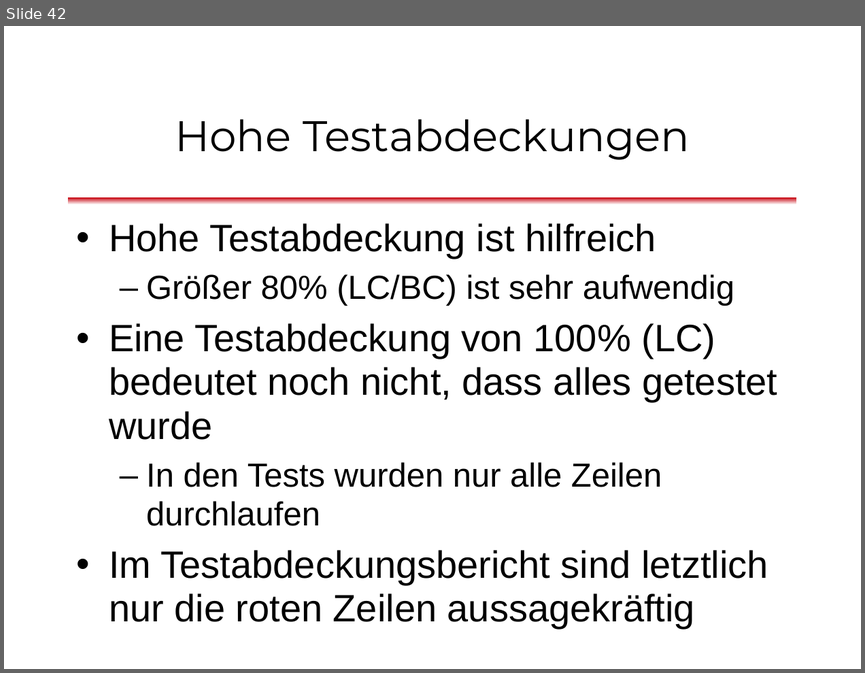
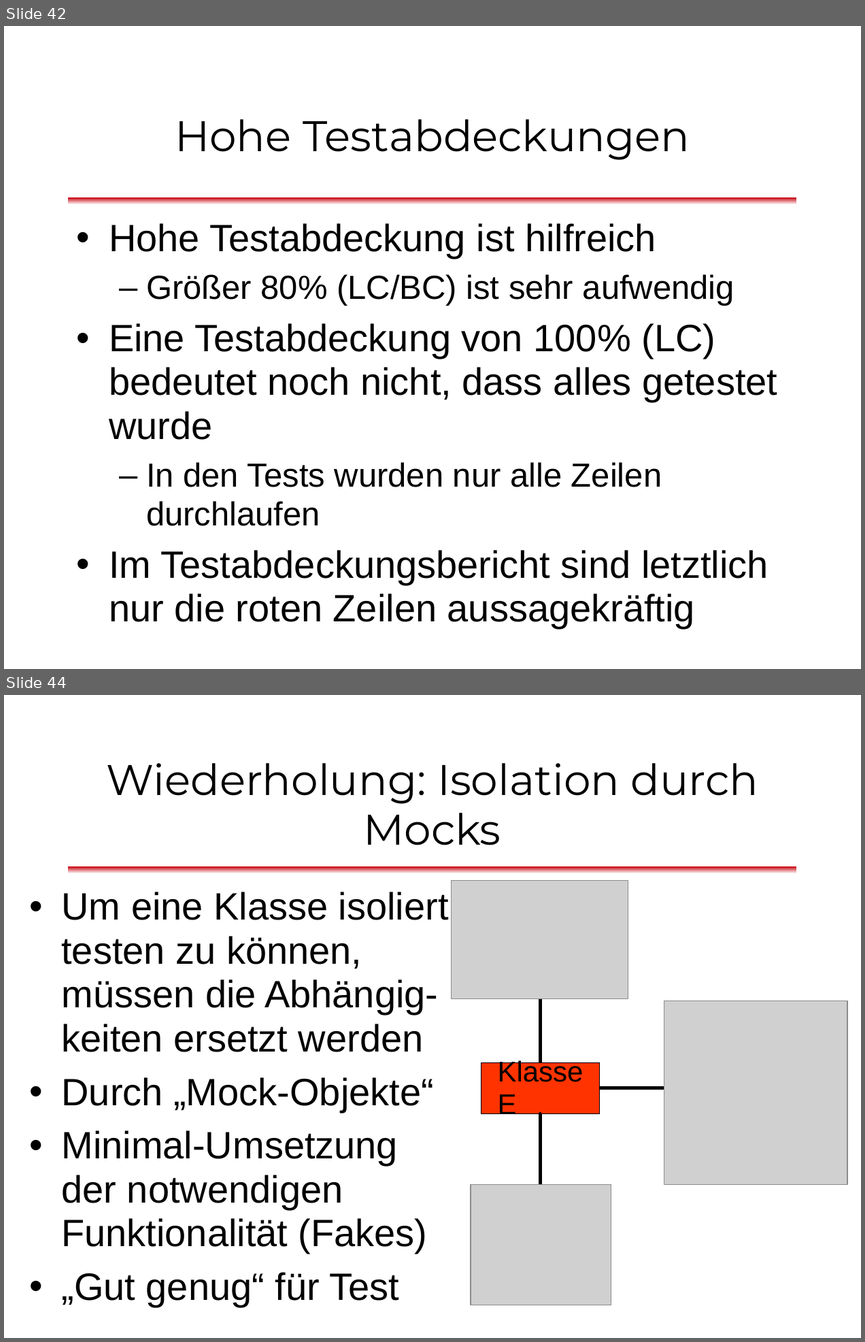
Before and after one commit to dlindner/vorlesung-se2-dhbw, a slide deck: added_2013/Unit Tests mit JUnit (2013).odp. Shown one above the other, each under a label of ours: slide 42 before the commit, slides 42 and 44 after it; the slides between them are not shown. The pictures are 865x673 and 865x1342 pixels, drawn with LibreOffice and Linux fonts; fonts in the diff are those of the drawing; grey boxes stand for pictures; background and template pictures are left out. Boxes give left, top, right and bottom in pixels: in the first picture for what was removed or moved away, otherwise in the second. Text is boxed around its words. In the diff, an @@ line names an element or a change of style, - is before the commit and + after.

Commit message:
Mock-Objekte beschrieben. Vorlesungseinheit fertig

```diff
--- a/added_2013/Unit Tests mit JUnit (2013).odp
+++ b/added_2013/Unit Tests mit JUnit (2013).odp
@@ slide 44 added at bbox=[4, 695, 861, 1338], background #FFFFFF; not listed: 1 template element that a slide beside it also shows @@
@@ title added at bbox=[107, 763, 758, 845], 36 pt, text #000000 @@
+Wiederholung: Isolation durch Mocks
@@ text added at bbox=[61, 892, 449, 1307], 32 pt, text #000000 @@
+• Um eine Klasse isoliert testen zu können, müssen die Abhängig-keiten ersetzt werden
+• Durch „Mock-Objekte“
+• Minimal-Umsetzung der notwendigen Funktionalität (Fakes)
+• „Gut genug“ für Test
@@ picture added at bbox=[451, 881, 628, 999] @@
@@ elbow line added from (541, 1063) to (541, 962), #000000 2.83 pt @@
@@ picture added at bbox=[664, 1001, 847, 1184] @@
@@ rectangle added at bbox=[481, 1063, 600, 1113], fill #FF3300, outline #000000 0 pt, 24 pt, text #000000 @@
+Klasse E
@@ elbow line added from (600, 1088) to (707, 1088), #000000 2.83 pt @@
@@ elbow line added from (541, 1221) to (541, 1113), #000000 2.83 pt @@
@@ picture added at bbox=[470, 1184, 611, 1304] @@
```
Also in this commit, not shown: 11 other slides added, 2 slides removed.
